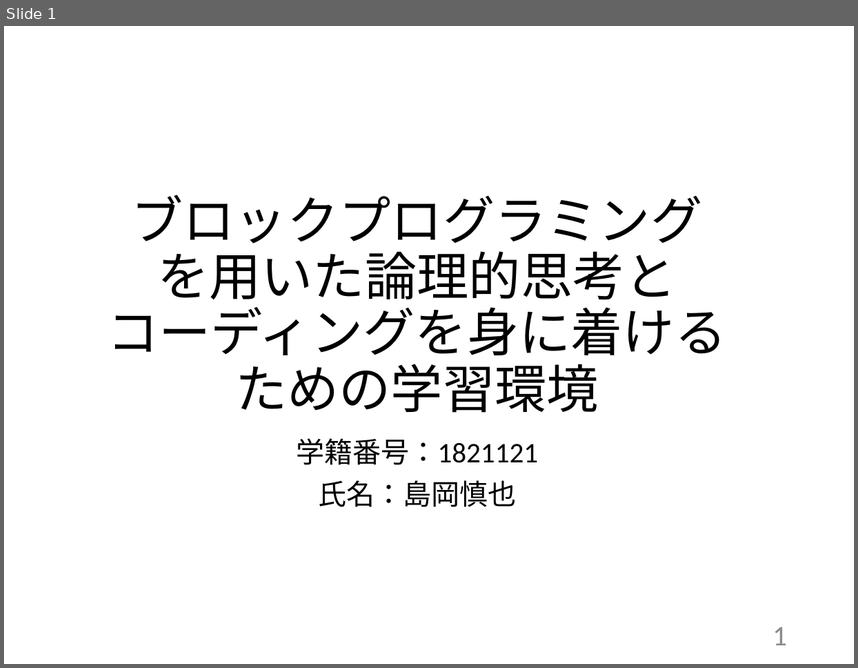
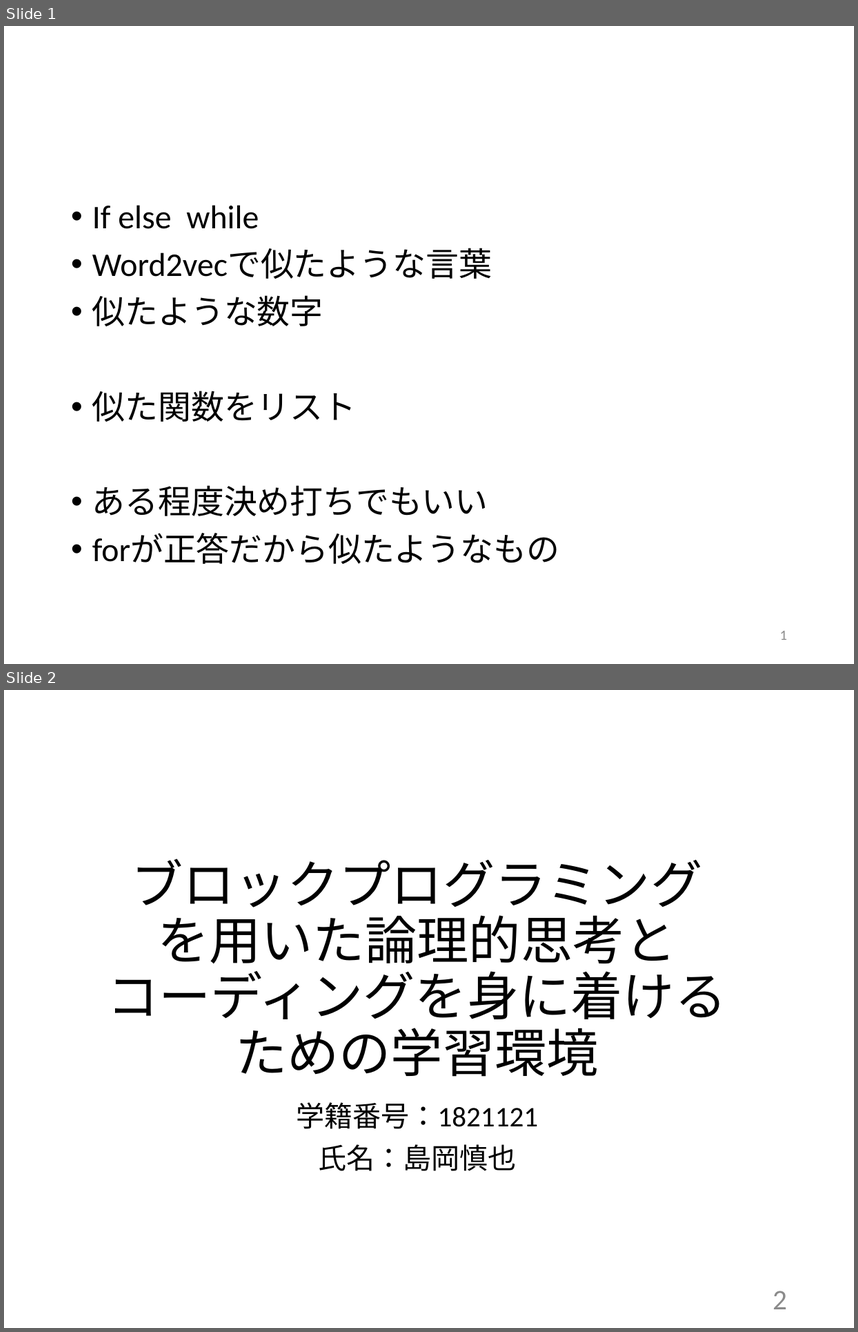
Before and after one commit to kait-takanolab/1821121-shimaoka-thesis, a slide deck: 1821121_shimaoka_sotsuken.pptx. Shown one above the other, each under a label of ours: slide 1 before the commit, slides 1 and 2 after it. The pictures are 858x668 and 858x1332 pixels, drawn with LibreOffice and Linux fonts; fonts in the diff are those of the drawing. Boxes give left, top, right and bottom in pixels: in the first picture for what was removed or moved away, otherwise in the second. Text is boxed around its words. In the diff, an @@ line names an element or a change of style, - is before the commit and + after.

```diff
--- a/1821121_shimaoka_sotsuken.pptx
+++ b/1821121_shimaoka_sotsuken.pptx
@@ slide 1 added at bbox=[4, 26, 854, 664], background #FFFFFF @@
@@ text added at bbox=[92, 205, 560, 564], 28 pt, text #000000 @@
+• If else while
+• Word2vecで似たような言葉
+• 似たような数字
+• 似た関数をリスト
+• ある程度決め打ちでもいい
+• forが正答だから似たようなもの
@@ page number added at bbox=[780, 630, 787, 639], 12 pt, text #8C8C8C @@
+1
@@ what was slide 1 is now slide 2 @@
@@ page number at bbox=[773, 1290, 787, 1309]: text changed @@
-1
+2
```
Also in this commit, not shown: 2 slides changed.
